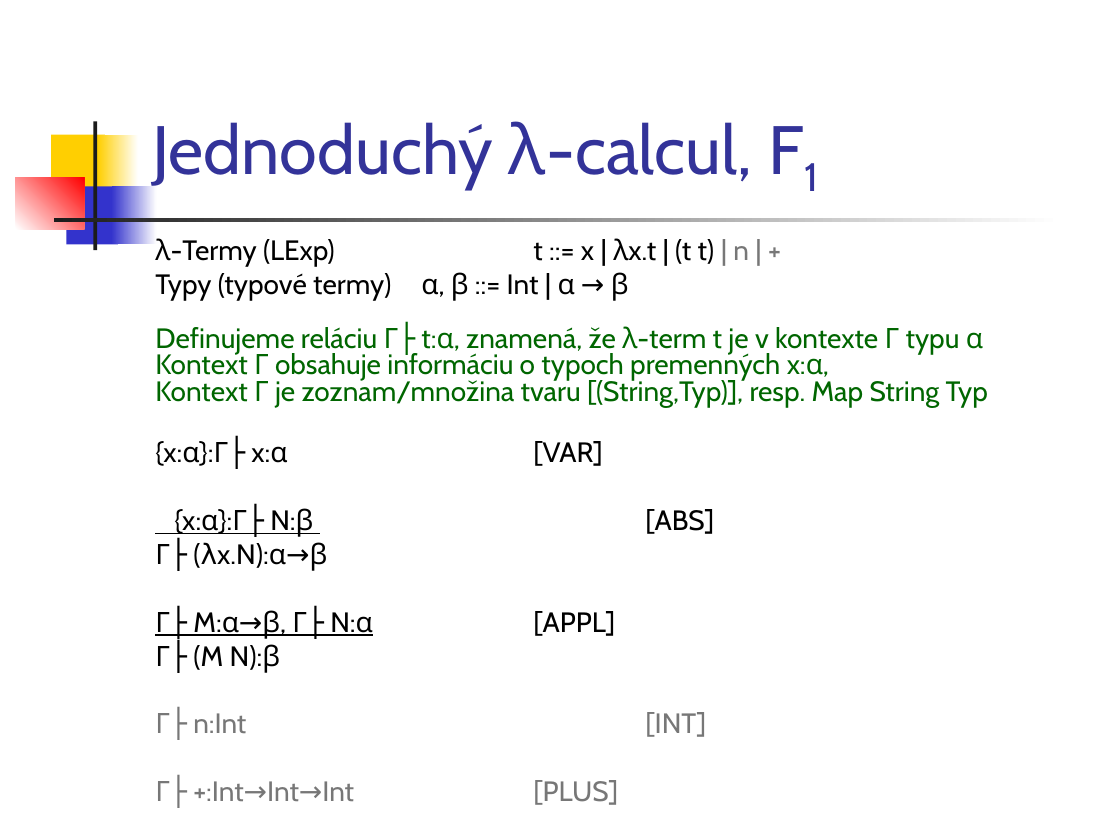
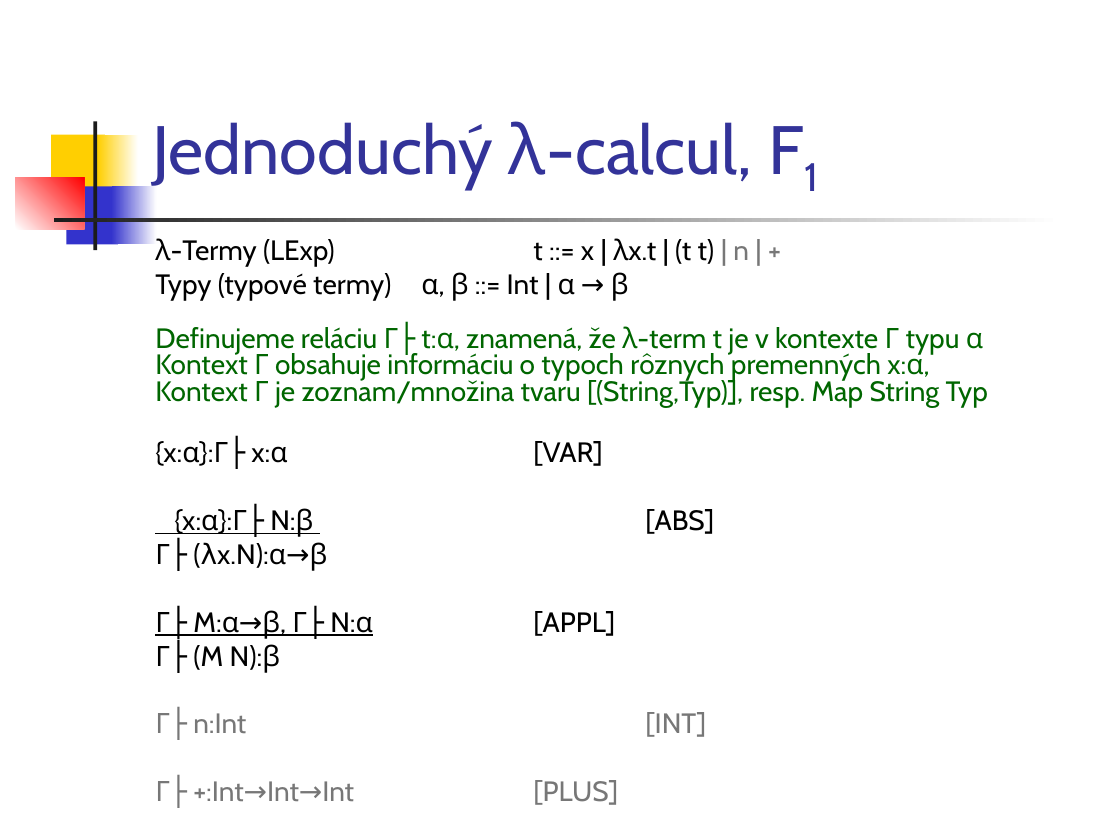
Before and after one commit to Funkcionalne/Prednasky, a slide deck: slide 5 of 08/08_fpro.ppt. Drawn at 1120x840 pixels with LibreOffice and Linux fonts; fonts in the diff are those of the drawing. Boxes give left, top, right and bottom in pixels: in the first picture for what was removed or moved away, otherwise in the second. Text is boxed around its words. In the diff, an @@ line names an element or a change of style, - is before the commit and + after.

```diff
--- a/08/08_fpro.ppt
+++ b/08/08_fpro.ppt
@@ text at <box>155,351,929,382</box>: text changed @@
-Kontext Γ obsahuje informáciu o typoch premenných x:α,
+Kontext Γ obsahuje informáciu o typoch rôznych premenných x:α,
```
Also in this commit, not shown: 6 other slides changed, 5 other files.
